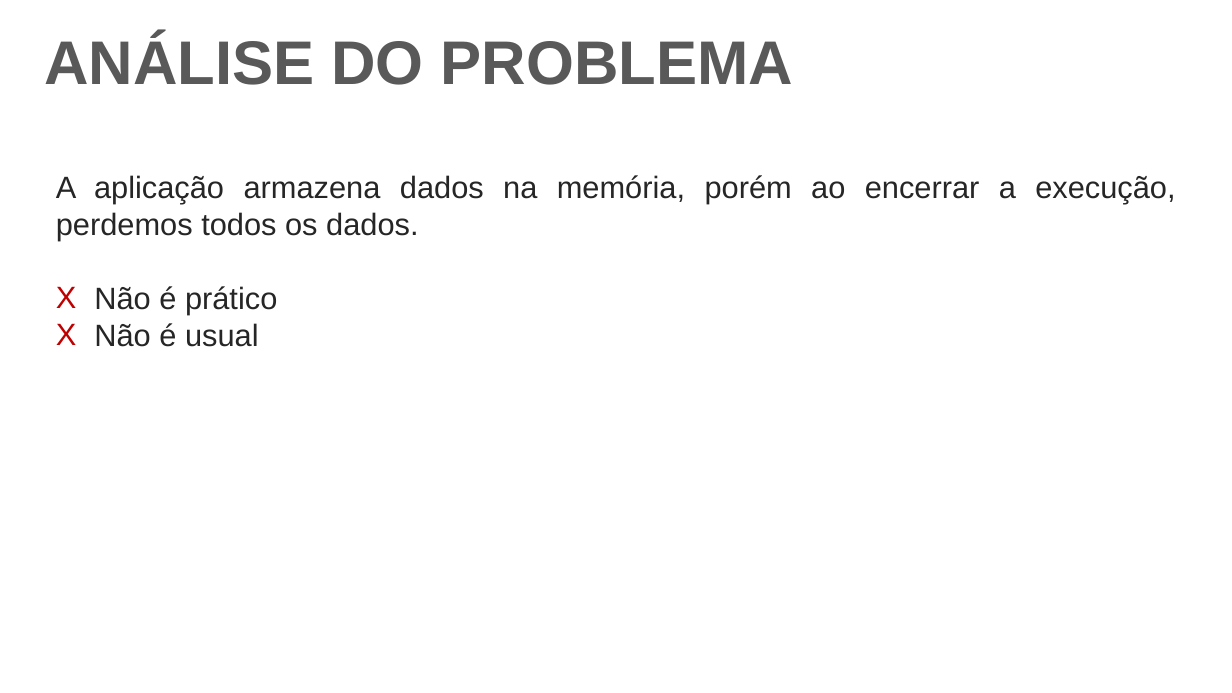
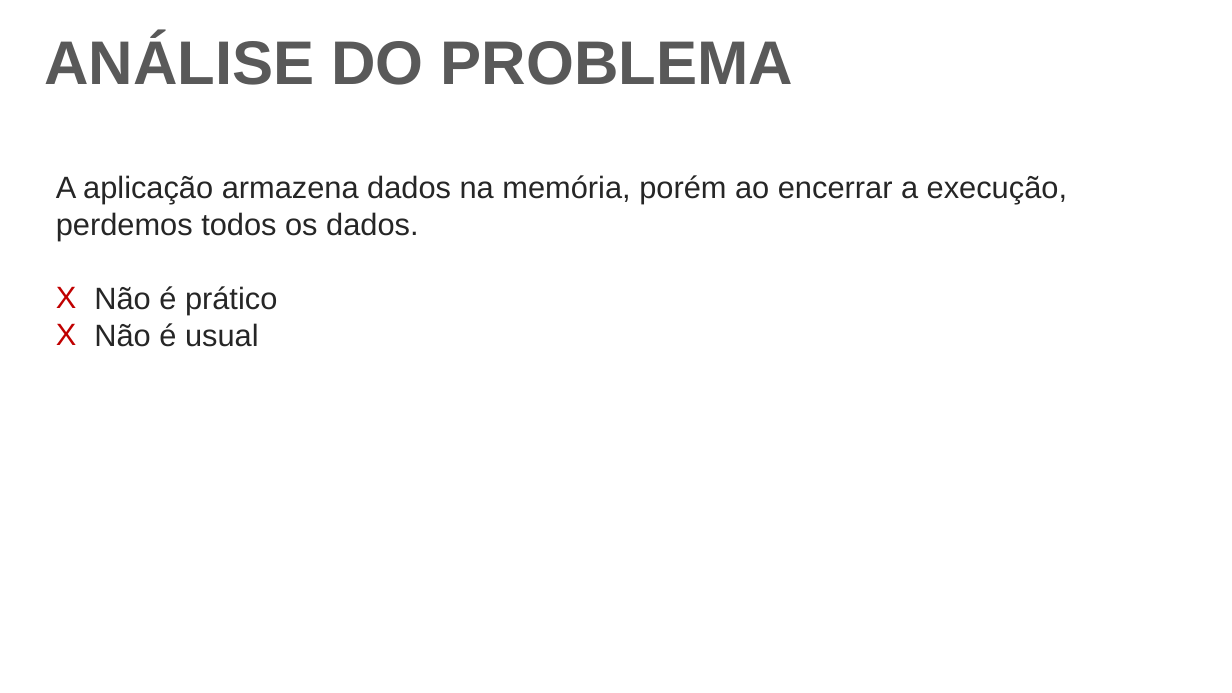
Before and after one commit to DeehSlash/apresentacao-jpa, a slide deck: slide 2 of Apresentação.pptx. Drawn at 1232x693 pixels with LibreOffice and Linux fonts; fonts in the diff are those of the drawing; background and template pictures are left out. Boxes give left, top, right and bottom in pixels: in the first picture for what was removed or moved away, otherwise in the second. Text is boxed around its words. In the diff, an @@ line names an element or a change of style, - is before the commit and + after.

```diff
--- a/Apresentação.pptx
+++ b/Apresentação.pptx
@@ text at [56,175,1067,241]: text changed @@
-A aplicação armazena dados na memória, porém ao encerrar a execução, perdemos todos os dados.
+A aplicação armazena dados na memória, porém ao encerrar a execução,
+perdemos todos os dados.
```
Also in this commit, not shown: 1 other slide changed.
